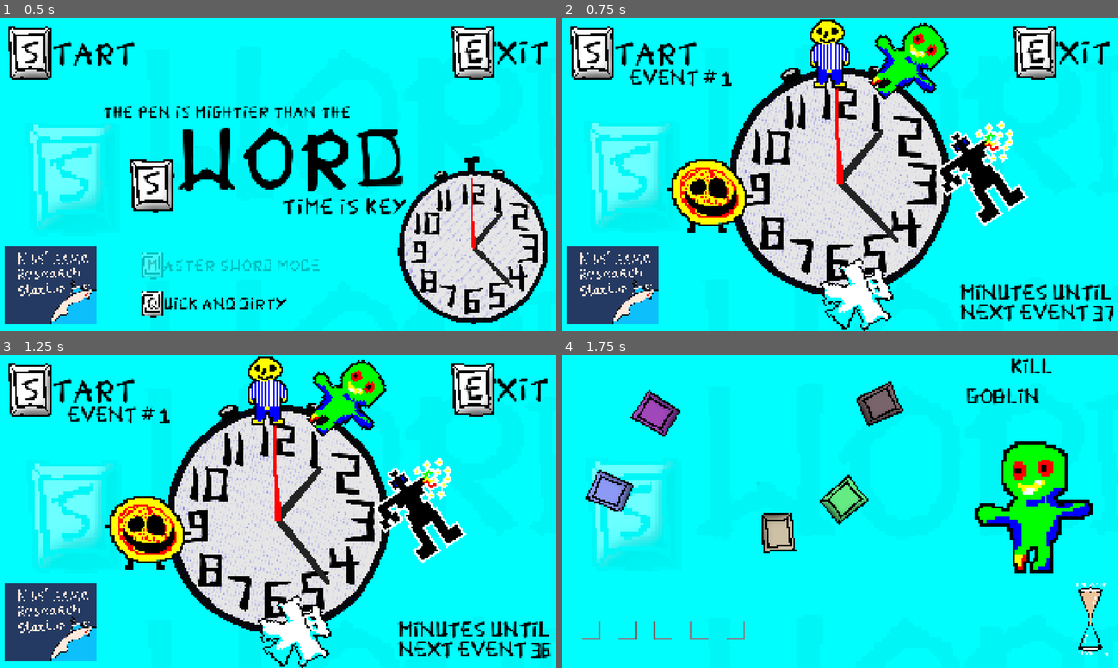
Above: before the commit, frames 1-4 (two rows, left to right).
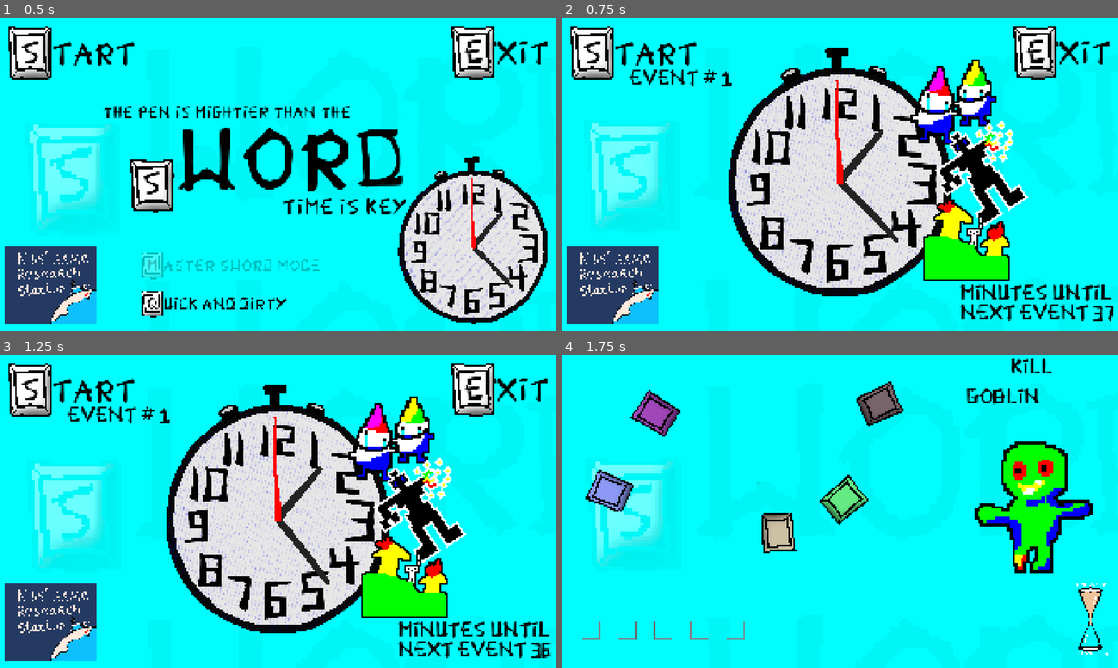
Above: after the commit, the same moments.

Repository: perlindgren/s_word
Game: Godot game, scene res://scenes/game_manager.tscn
The game is run twice, just before and just after one commit, with the same random seed, the same clock (stepped at 60 frames per second) and the same inputs.
Inputs (mouse positions are in pixels of both pictures, inside the frame that each line leads up to):
- Up to frame 1 (0.5 s): no input
- Up to frame 2 (0.75 s): click (589, 52) at 0.5 s
- Up to frame 3 (1.25 s): no input
- Up to frame 4 (1.75 s): click (589, 389) at 1.25 s

Frame 1 is identical in both runs. In frame 2, 12% of the frame differs, in the area x 18-81%, y 0-100%; in frame 3, 12%; in frame 4, nothing differs.

Commit message:
save file works but not connected

Diff:
--- a/scripts/game_state.gd
+++ b/scripts/game_state.gd
@@ -3,8 +3,11 @@
 @export var master_sword_mode = false
 
 # The cleared challenges
-@export var cleared : Array = [0, 2, 5, 8, 11]
+@export var cleared : Array = [1, 2 ,3]
+@export var failed : Array = [2]
 @export var event_nr : int = 2
+
+const file_name = "user://savegame.save"
 
 class Data:
 	var name : String
@@ -37,8 +40,31 @@
 
 func save() -> void:
 	print("save")
-	pass
+	var json_native = JSON.from_native(cleared, true)
+	var json_string = JSON.stringify(json_native)
+	var json_native2 = JSON.from_native(failed, true)
+	var json_string2 = JSON.stringify(json_native2)
+	print("str ", json_string, json_string2)
+	var save_file = FileAccess.open(file_name, FileAccess.WRITE)
+	save_file.store_line(json_string)
+	save_file.store_line(json_string2)
+	save_file.close()
+
 
 func load() -> void:
 	print("load")
-	pass
+	var save_file = FileAccess.open(file_name, FileAccess.READ)
+	if !save_file:
+		print("no save file found")
+		return
+	var json_string = save_file.get_line()
+	print("json_string", json_string)
+	var json_native = JSON.parse_string(json_string)
+	cleared = JSON.to_native(json_native, true)
+	print(cleared)
+	json_string = save_file.get_line()
+	json_native = JSON.parse_string(json_string)
+	failed = JSON.to_native(json_native, true)
+	print(failed)
+
+# Project -> Open User Data, to view the stored files
--- /dev/null
+++ b/test/save_test.gd
@@ -0,0 +1,5 @@
+extends Node2D
+
+func _ready():
+	# GameState.save()
+	GameState.load()
--- /dev/null
+++ b/test/save_test.tscn
@@ -0,0 +1,6 @@
+[gd_scene format=3 uid="uid://cat6p60q8jaho"]
+
+[ext_resource type="Script" uid="uid://buj03dwx421tv" path="res://test/save_test.gd" id="1_u25fe"]
+
+[node name="SaveTest" type="Node2D" unique_id=708809331]
+script = ExtResource("1_u25fe")
Not shown, added: test/save_test.gd.uid
